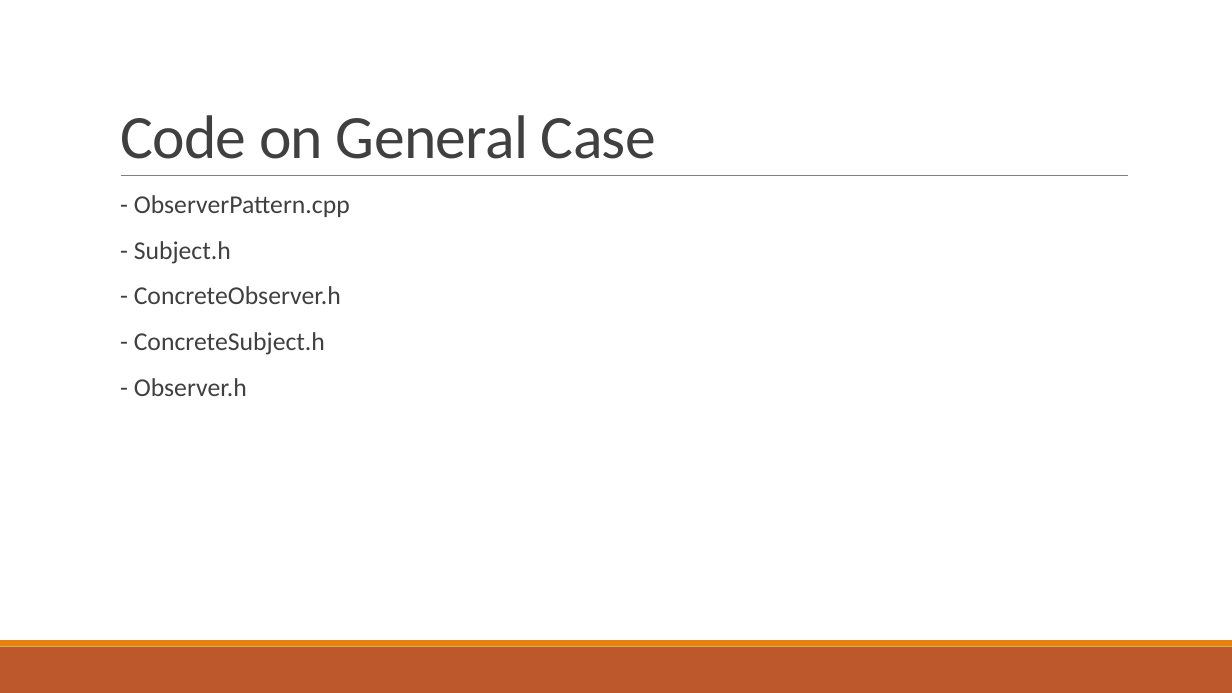
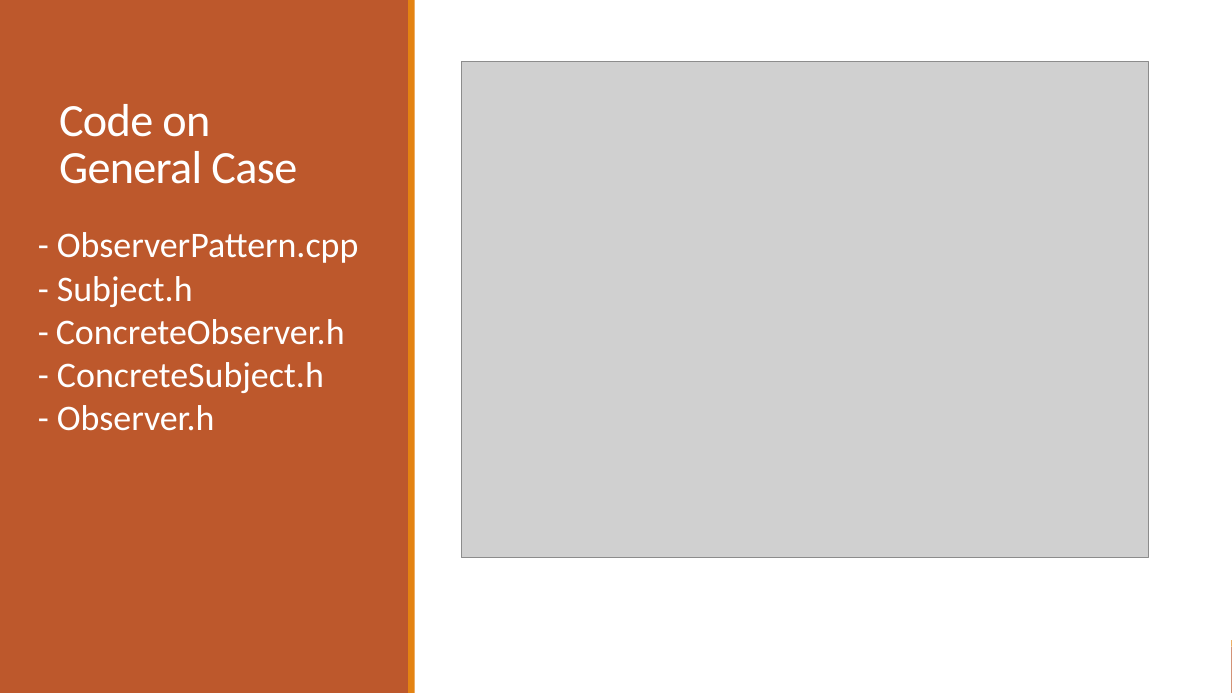
Before and after one commit to yukun093/observerPattern, a slide deck: slide 14 of observerPattern.pptx (slide 8 before the commit). Drawn at 1232x693 pixels with LibreOffice and Linux fonts; fonts in the diff are those of the drawing; grey boxes stand for pictures. Boxes give left, top, right and bottom in pixels: in the first picture for what was removed or moved away, otherwise in the second. Text is boxed around its words. In the diff, an @@ line names an element or a change of style, - is before the commit and + after.

```diff
--- a/observerPattern.pptx
+++ b/observerPattern.pptx
@@ rectangle added at box(0, 0, 1232, 693), fill #FFFFFF @@
@@ rectangle added at box(0, 0, 409, 693), fill #BD582C @@
@@ rectangle added at box(409, 0, 415, 693), fill #E48312 @@
@@ title "Code on General Case": place and size @@
-title "Code on General Case" at box(120, 115, 656, 159)
+title "Code on General Case" at box(59, 104, 297, 184)
@@ title "Code on General Case" at box(59, 104, 297, 184): size 48 to 36 pt, text colour #404040 to #FFFFFF @@
@@ picture added at box(461, 61, 1148, 557) @@
@@ line removed from (121, 176) to (1128, 176) @@
@@ text "- ObserverPattern.cpp": place and size @@
-text "- ObserverPattern.cpp" at box(134, 195, 350, 396)
+text "- ObserverPattern.cpp" at box(56, 232, 359, 431)
@@ text "- ObserverPattern.cpp" at box(56, 232, 359, 431): size 20 to 28 pt, text colour #404040 to #FFFFFF; bullet   to none; line spacing 0.9 to 1; less space between paragraphs @@
```
Also in this commit, not shown: 8 other slides changed, 9 slides added, 2 slides removed.
